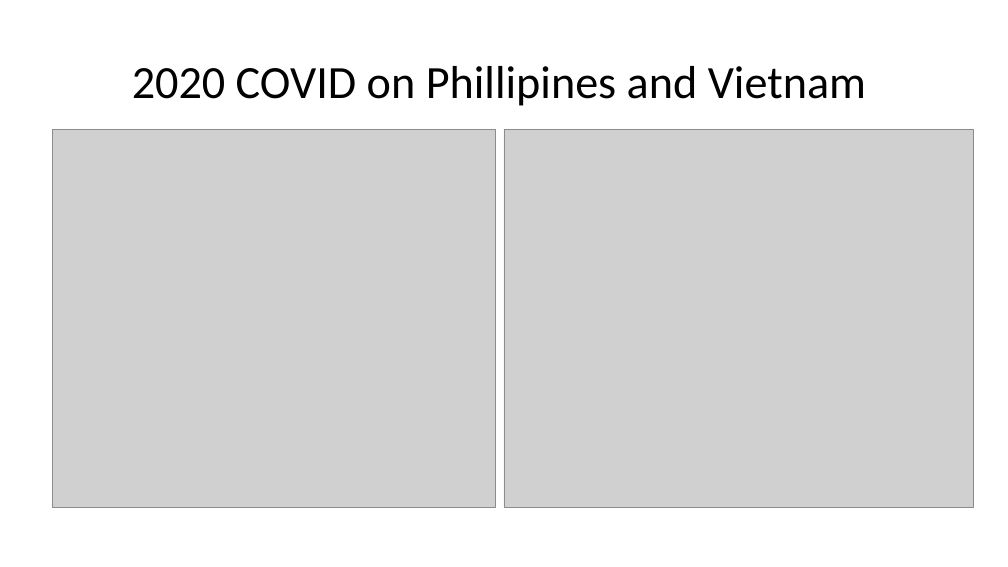
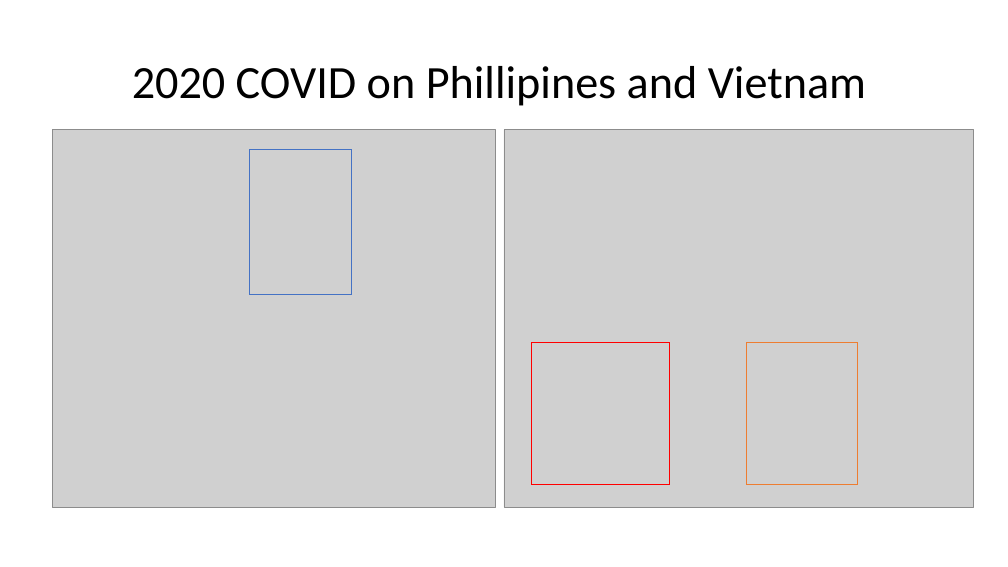
Before and after one commit to HadiSyahputraa/World-WIde-COVID, a slide deck: slide 13 of Final_Report.pptx (slide 9 before the commit). Drawn at 1008x567 pixels with LibreOffice and Linux fonts; fonts in the diff are those of the drawing; grey boxes stand for pictures. Boxes give left, top, right and bottom in pixels: in the first picture for what was removed or moved away, otherwise in the second. Text is boxed around its words. In the diff, an @@ line names an element or a change of style, - is before the commit and + after.

```diff
--- a/Final_Report.pptx
+++ b/Final_Report.pptx
@@ rectangle added at (250,150,352,294), outline #4472C4 1 pt @@
@@ rectangle added at (532,343,671,485), outline #FF0000 1 pt @@
@@ rectangle added at (747,343,858,485), outline #ED7D31 1 pt @@
```
Also in this commit, not shown: 10 other slides changed, 7 slides added, 2 slides removed, 14 other files.
